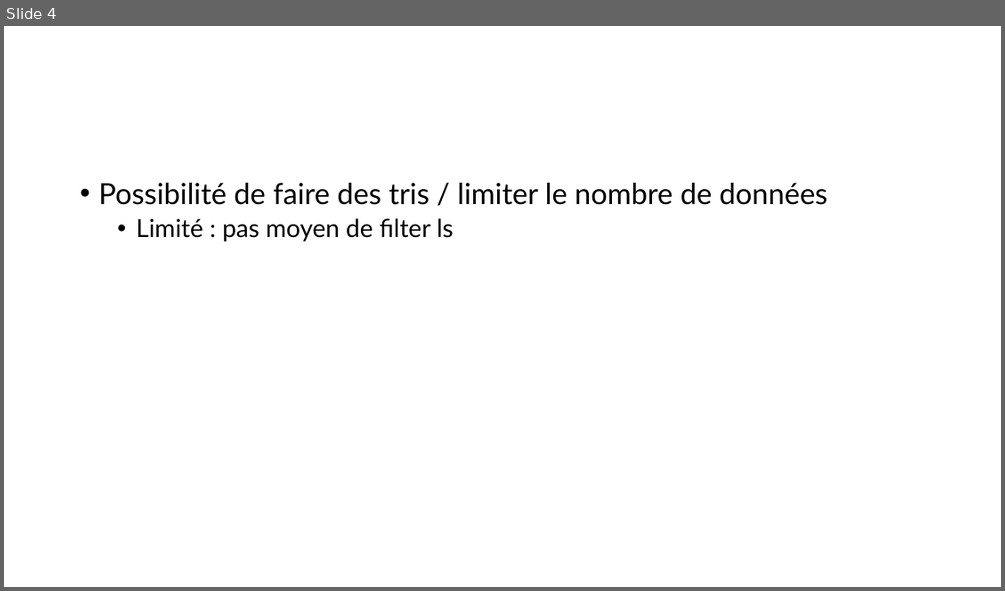
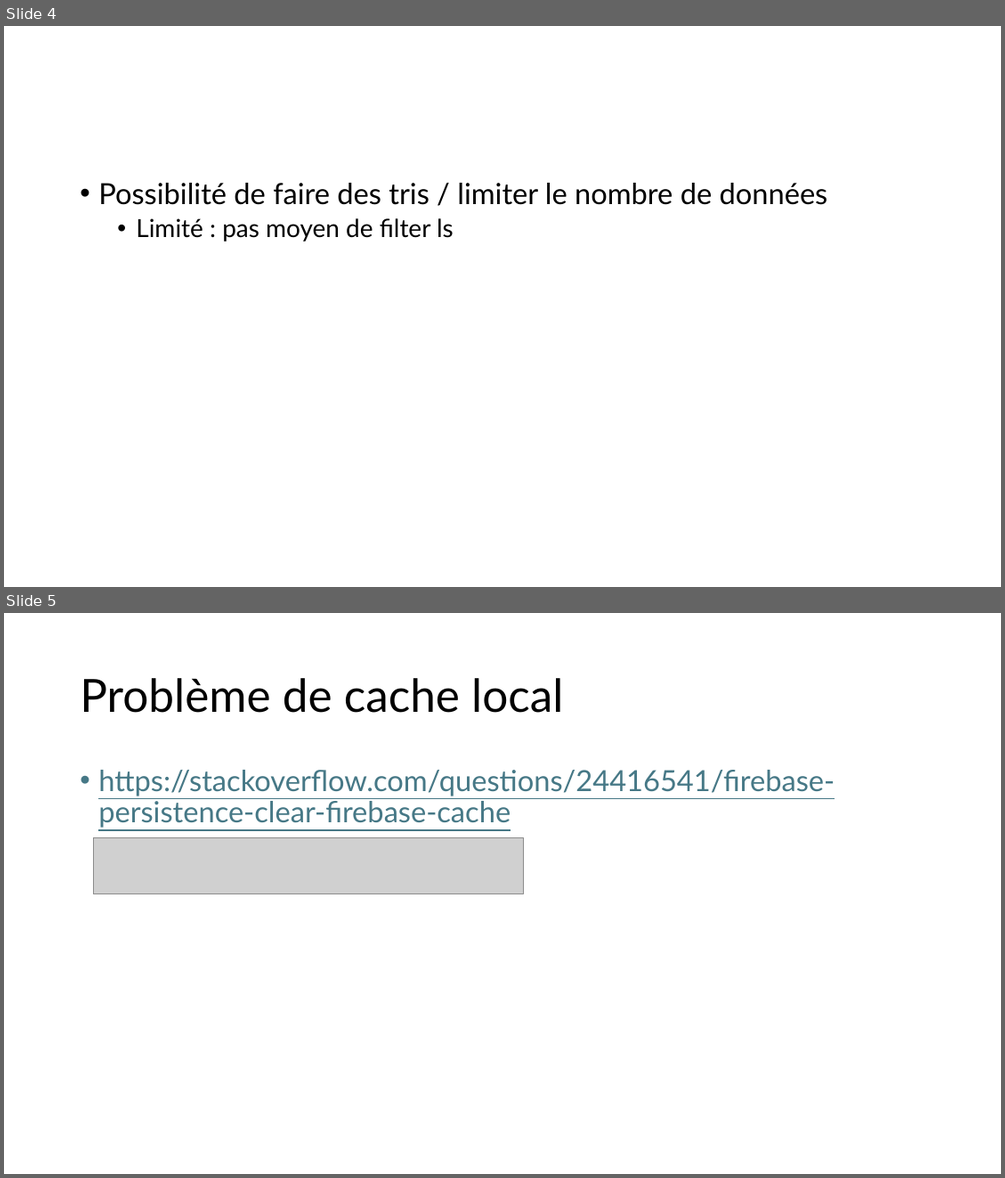
Before and after one commit to bchollet/DMA-LABOS, a slide deck: 5_Project/Présentation.pptx. Shown one above the other, each under a label of ours: slide 4 before the commit, slides 4 and 5 after it. The pictures are 1005x591 and 1005x1178 pixels, drawn with LibreOffice and Linux fonts; fonts in the diff are those of the drawing; grey boxes stand for pictures. Boxes give left, top, right and bottom in pixels: in the first picture for what was removed or moved away, otherwise in the second. Text is boxed around its words. In the diff, an @@ line names an element or a change of style, - is before the commit and + after.

```diff
--- a/5_Project/Présentation.pptx
+++ b/5_Project/Présentation.pptx
@@ slide 5 added at (x1=4, y1=613, x2=1001, y2=1174), background #FFFFFF @@
@@ title added at (x1=80, y1=678, x2=563, y2=713), 44 pt, text #000000 @@
+Problème de cache local
@@ text added at (x1=98, y1=770, x2=834, y2=827), 28 pt, text #467886, underline @@
+• https://stackoverflow.com/questions/24416541/firebase-persistence-clear-firebase-cache
@@ picture added at (x1=93, y1=838, x2=523, y2=894) @@
```
Also in this commit, not shown: 1 other slide added, 8 other files.
